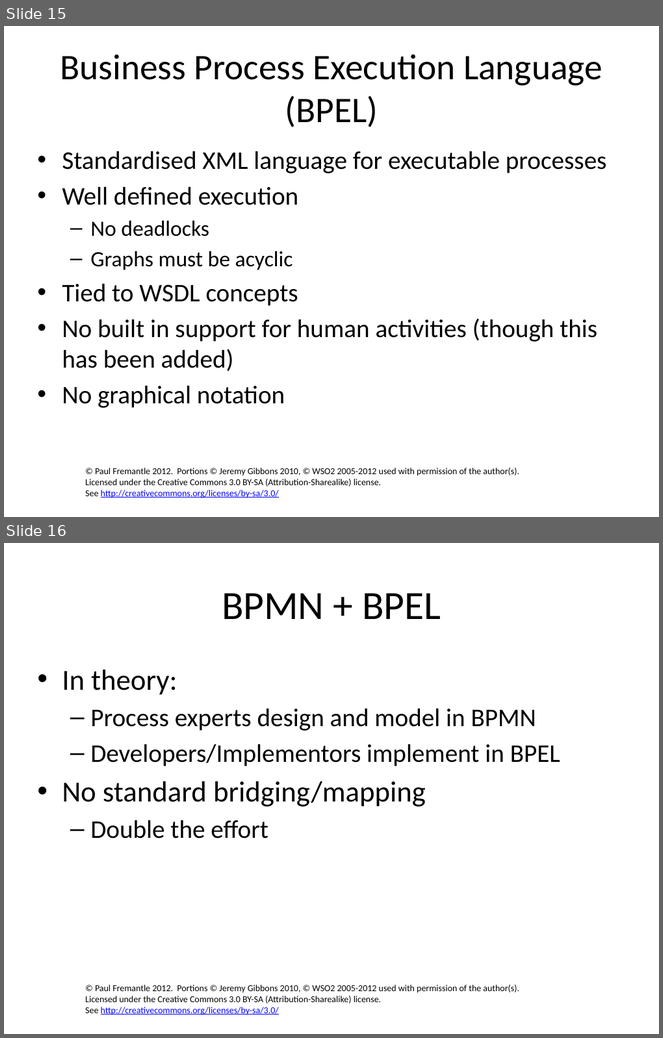
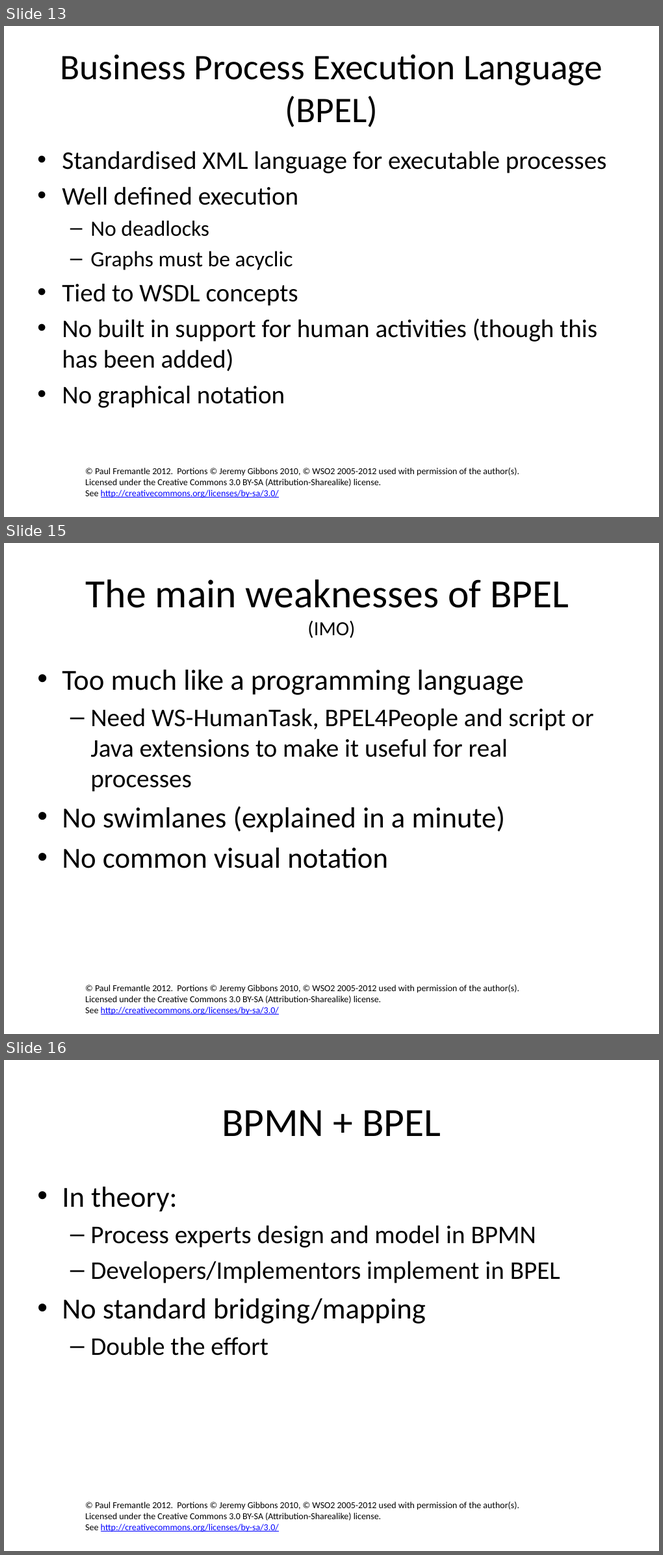
Before and after one commit to pzfreo/ox-soa-old, a slide deck: presentations/source/12-Composition.pptx. Shown one above the other, each under a label of ours: slides 15 and 16 before the commit, slides 13, 15 and 16 after it; the slides between them are not shown. The pictures are 663x1038 and 663x1555 pixels, drawn with LibreOffice and Linux fonts; fonts in the diff are those of the drawing; background and template pictures are left out. Boxes give left, top, right and bottom in pixels: in the first picture for what was removed or moved away, otherwise in the second. Text is boxed around its words. In the diff, an @@ line names an element or a change of style, - is before the commit and + after.

```diff
--- a/presentations/source/12-Composition.pptx
+++ b/presentations/source/12-Composition.pptx
@@ slide 15 added at <box>4,543,659,1034</box>, background #FFFFFF; not listed: 1 template element that a slide beside it also shows @@
@@ title added at <box>86,579,569,638</box>, 44 pt, text #000000 @@
+The main weaknesses of BPEL
+(IMO)
@@ text added at <box>62,670,594,869</box>, 32 pt, text #000000 @@
+• Too much like a programming language
+  – Need WS-HumanTask, BPEL4People and script or Java extensions to make it useful for real processes
+• No swimlanes (explained in a minute)
+• No common visual notation
@@ what was slide 15 is now slide 13 @@
```
Also in this commit, not shown: 2 slides changed, 18 other slides added, 7 slides removed, 49 other files.
